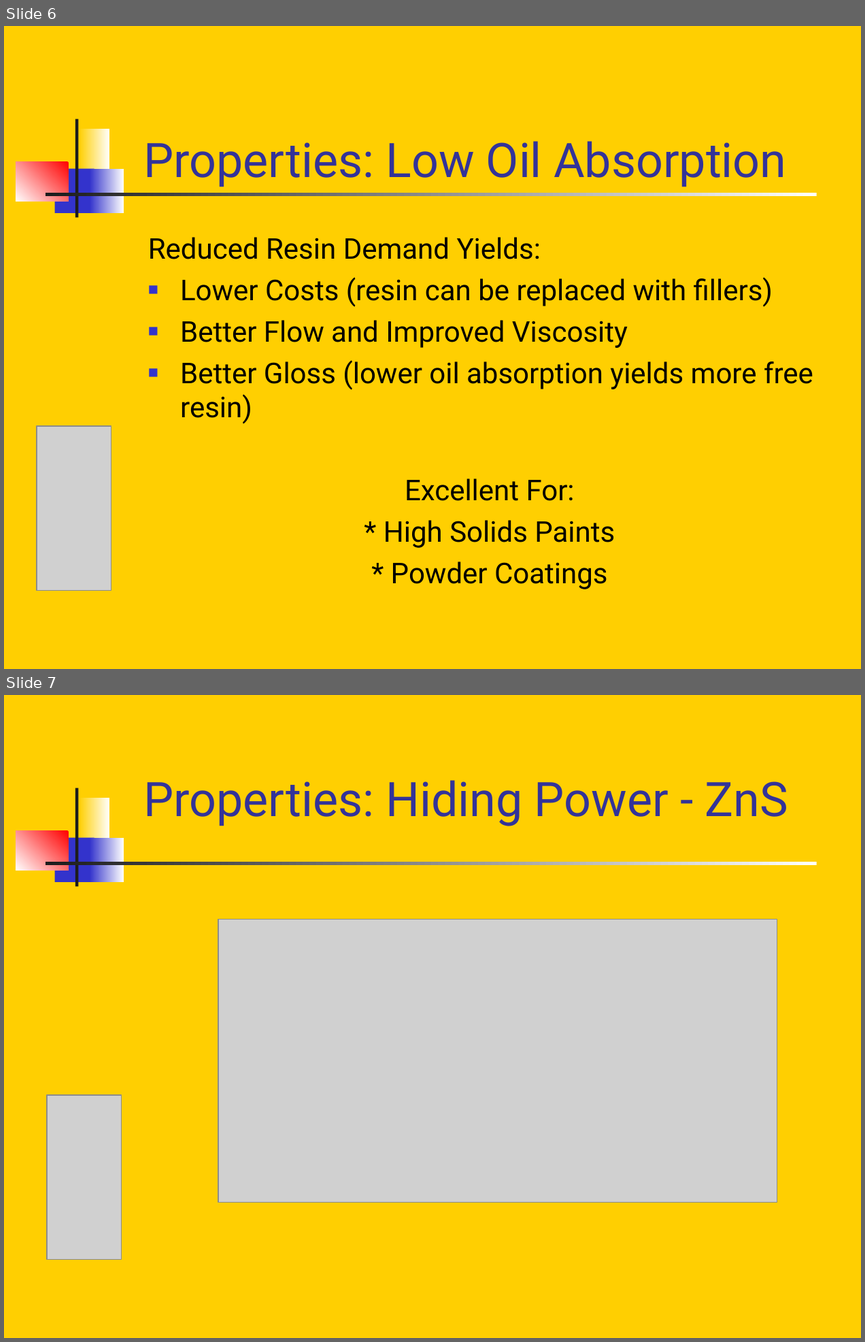
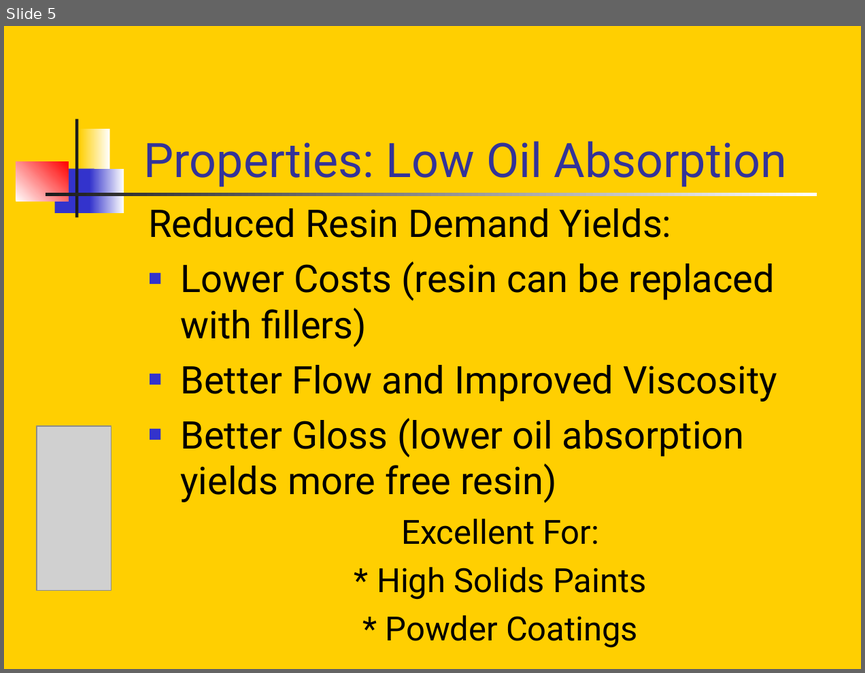
Before and after one commit to sirrice/safepigment, a slide deck: docs/safeyellowic.ppt. Shown one above the other, each under a label of ours: slides 6 and 7 before the commit, slide 5 after it. The pictures are 865x1342 and 865x673 pixels, drawn with LibreOffice and Linux fonts; fonts in the diff are those of the drawing; grey boxes stand for pictures. Boxes give left, top, right and bottom in pixels: in the first picture for what was removed or moved away, otherwise in the second. Text is boxed around its words. In the diff, an @@ line names an element or a change of style, - is before the commit and + after.

```diff
--- a/docs/safeyellowic.ppt
+++ b/docs/safeyellowic.ppt
@@ slide 7 removed at [4,695,861,1338], background #FFCF01; not listed: 6 template elements that a slide beside it also shows @@
@@ title removed at [144,780,788,826] @@
-Properties: Hiding Power - ZnS
@@ picture removed at [218,919,777,1202] @@
@@ picture removed at [47,1095,122,1259] @@
@@ what was slide 6 is now slide 5 @@
@@ slide 5 changed as well @@
@@ text "Reduced Resin Demand Yields:": place and size @@
-text "Reduced Resin Demand Yields:" at [148,237,813,589]
+text "Reduced Resin Demand Yields:" at [148,208,777,648]
@@ text "Reduced Resin Demand Yields:" at [148,208,777,648]: size 24 to 32 pt in "Reduced Resin Demand Yields:", "Lower Costs (resin can be replaced with ...", "Better Flow and Improved Viscosity", "Better Gloss (lower oil absorption yields more ..."; size 24 to 28 pt in "Excellent For:", "* High Solids Paints", "* Powder Coatings"; more space between paragraphs; alignment centre to left @@
```
Also in this commit, not shown: 7 other slides changed, 1 slide added, 1 other slide removed.
